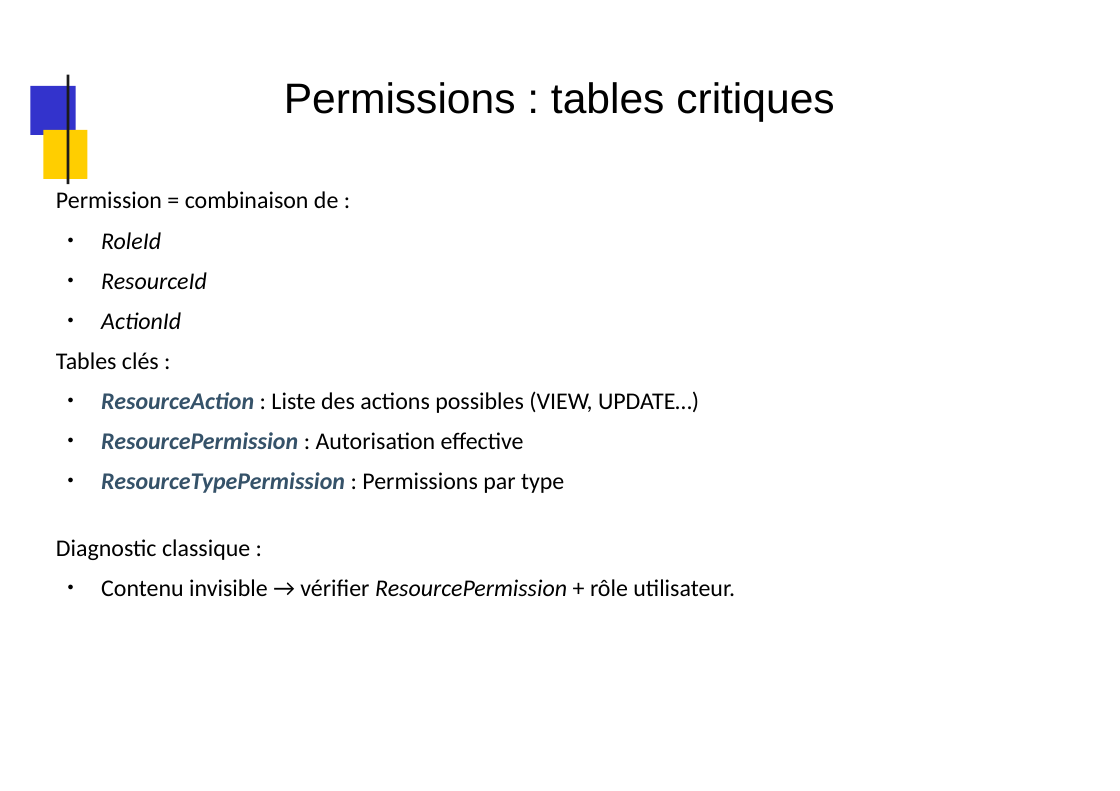
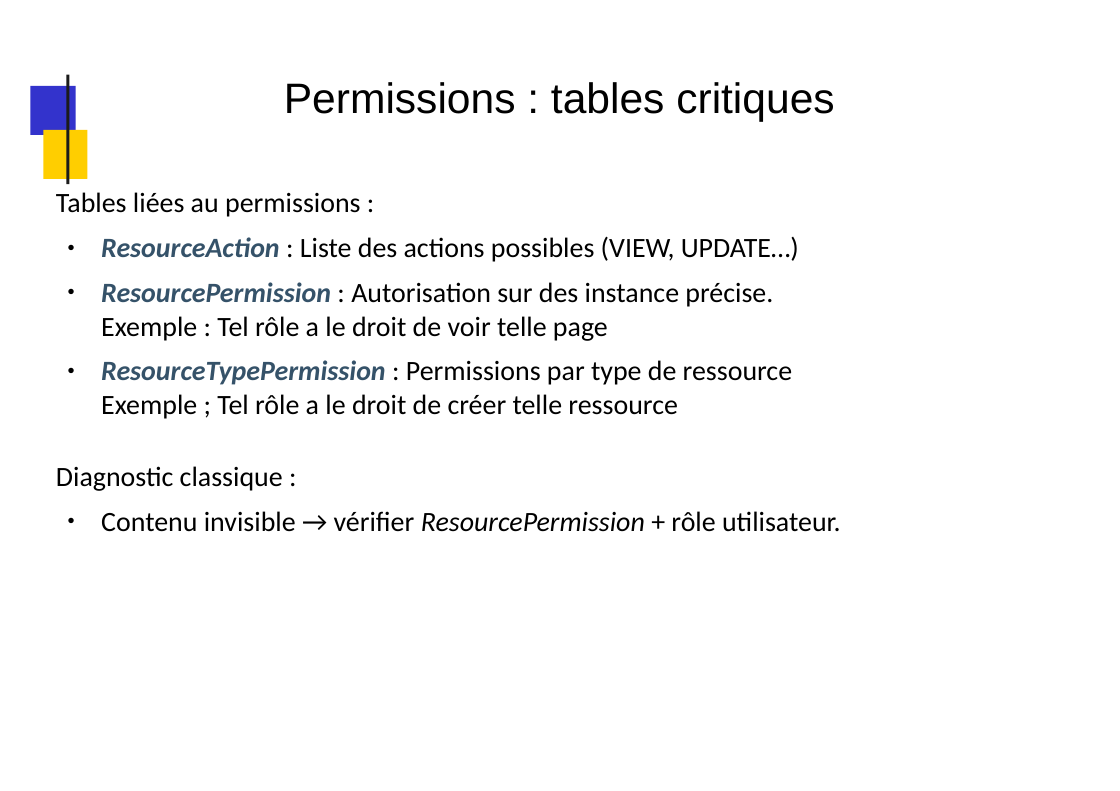
Before and after one commit to dthibau/liferay, a slide deck: slide 68 of Lrd7.pptx (slide 66 before the commit). Drawn at 1120x791 pixels with LibreOffice and Linux fonts; fonts in the diff are those of the drawing; background and template pictures are left out. Boxes give left, top, right and bottom in pixels: in the first picture for what was removed or moved away, otherwise in the second. Text is boxed around its words. In the diff, an @@ line names an element or a change of style, - is before the commit and + after.

Commit message:
Taglibs et slides sur Permissions

```diff
--- a/Lrd7.pptx
+++ b/Lrd7.pptx
@@ text at (x1=56, y1=192, x2=361, y2=217): text changed; size 18 to 21 pt @@
-Permission = combinaison de :
-● RoleId
-● ResourceId
-● ActionId
-Tables clés :
+Tables liées au permissions :
@@ text at (x1=56, y1=236, x2=841, y2=532): size 18 to 21 pt in "ResourceAction : Liste des actions possibles (VIEW, ...", "Diagnostic classique :", "Contenu invisible → vérifier ResourcePermission + rôle ..." @@
@@ text at (x1=101, y1=282, x2=792, y2=419): text changed; size 18 to 21 pt @@
-● ResourcePermission : Autorisation effective
-● ResourceTypePermission : Permissions par type
+● ResourcePermission : Autorisation sur des instance précise.
+  Exemple : Tel rôle a le droit de voir telle page
+● ResourceTypePermission : Permissions par type de ressource
+  Exemple ; Tel rôle a le droit de créer telle ressource
```
Also in this commit, not shown: 61 other slides changed, 31 slides added, 12 slides removed, 5 other files.
